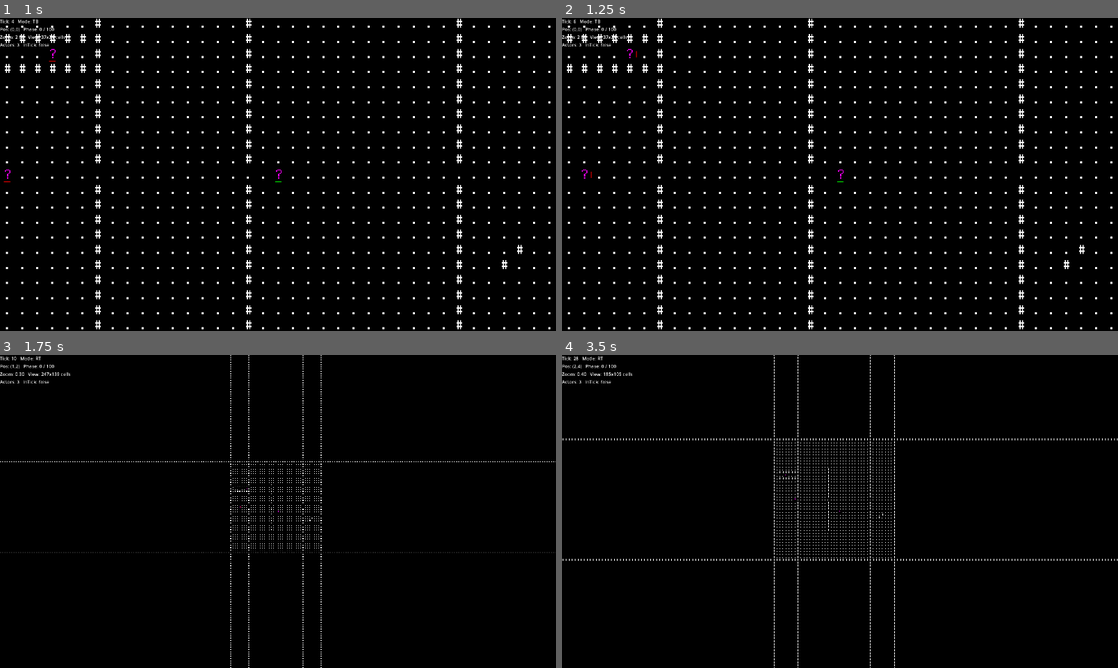
Above: before the commit, frames 1-4 (two rows, left to right).
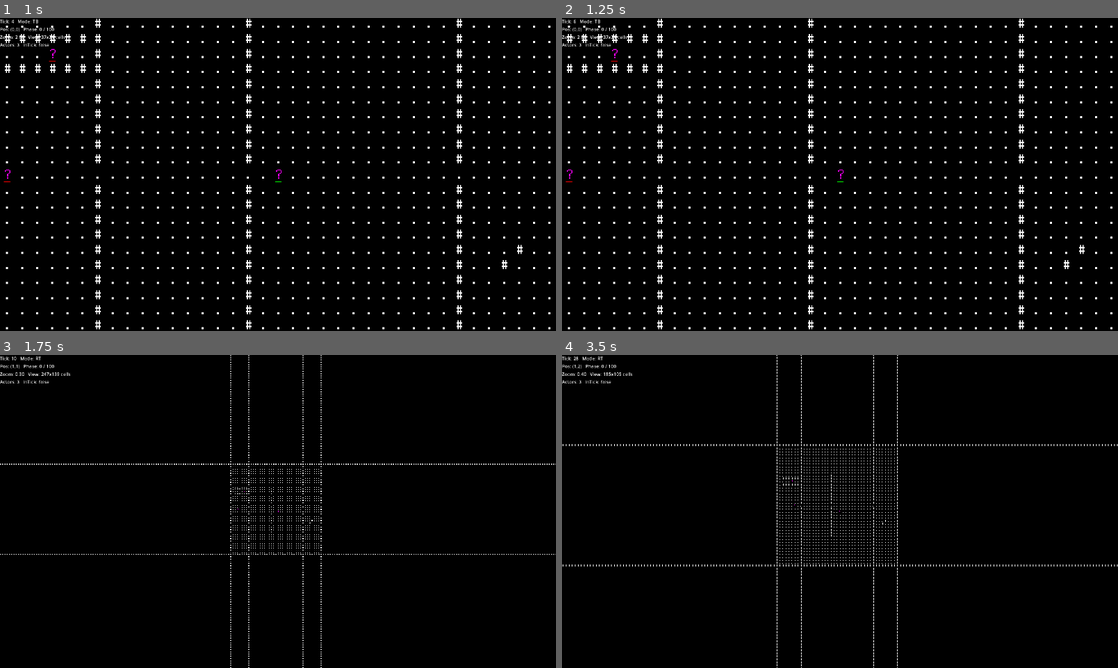
Above: after the commit, the same moments.

Repository: dumbmud/MUD
Game: Godot game, scene res://scenes/Game.tscn
Two runs of this game, one before a commit and one after it. Both use one fixed random seed, a clock stepped at 60 frames per second and the inputs below.
Inputs (mouse positions are in pixels of both pictures, inside the frame that each line leads up to):
- Up to frame 1 (1 s): tap Enter at 0.5 s; move the mouse to (400, 158) at 0.52 s; hold Keypad 3 (move_downright) from 0.53 s (still down); hold S (gait_cycle) from 0.53 s (still down)
- Up to frame 2 (1.25 s): keep holding Keypad 3 (move_downright); keep holding S (gait_cycle)
- Up to frame 3 (1.75 s): tap Middle mouse button (zoom_reset) at 1.25 s; move the mouse to (166, 527) at 1.27 s; release Keypad 3 (move_downright) at 1.28 s; release S (gait_cycle) at 1.28 s; hold Keypad 2 (move_down) from 1.28 s (still down); tap Tab (time_mode_toggle) at 1.35 s
- Up to frame 4 (3.5 s): move the mouse to (895, 442) at 2.02 s; release Keypad 2 (move_down) at 2.03 s; hold Keypad 3 (move_downright) 2.03-2.78 s; hold Keypad 5 (wait_5) 2.03-2.78 s; move the mouse to (812, 574) at 2.77 s; hold Keypad 8 (move_up) from 2.78 s (still down); tap Mouse wheel up (zoom_in) at 2.85 s

Frame 1 is identical in both runs. In frame 2, less than 0.1% of the frame differs, in the area x 0-14%, y 9-53%; in frame 3, 0.8%; in frame 4, 2.0%, in the area x 0-100%, y 0-100%.

Commit message:
tweaked gait numbers

Diff:
--- a/core/support/physio.gd
+++ b/core/support/physio.gd
@@ -24,13 +24,14 @@
 const ASYM_MIN := 0.70             # floor for asymmetry factor
 const EFFORT_MIN_CAP := 0.25       # avoid infinite effort when capacity≈0
 
+# balanced around human
 static func gait_base_speed(gait: int) -> float:
 	match gait:
-		GAIT_SNEAK:  return 1.0
-		GAIT_WALK:   return 2.0
-		GAIT_JOG:    return 3.5
-		GAIT_SPRINT: return 5.0
-		_:           return 2.0
+		GAIT_SNEAK:  return 0.70 #~1.57mph
+		GAIT_WALK:   return 1.50 #~3.36mph
+		GAIT_JOG:    return 3.00 #~6.71mph
+		GAIT_SPRINT: return 6.00 #~13.42mph
+		_:           return 1.50
 
 # ── Capacity helpers ─────────────────────────────────────────────────────────
 static func _sum_locomotor_all(actor: Actor) -> float:
